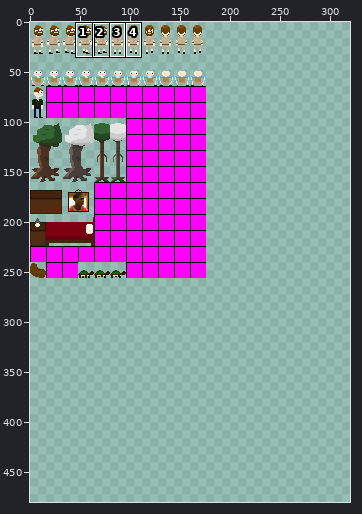
A sprite sheet gets an edit: ToadEngine/res/images/ss_entity.png. The first picture is a wide view before the edit; the outline marks the close-up.
Close-up. Before the edit:
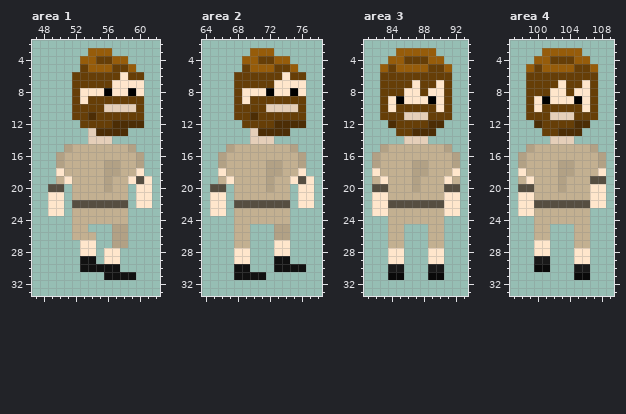
The file is 176x256 pixels. Colours within 5 levels of each other are drawn and written as one. Shown: area 1: x 47..62, y 2..33; area 2: x 64..78, y 2..33; area 3: x 81..93, y 2..33; area 4: x 97..109, y 2..33. The old version is drawn lined up with the new one, on the new canvas. The commit also changed other parts of the picture, which this record leaves out.
And afterwards:
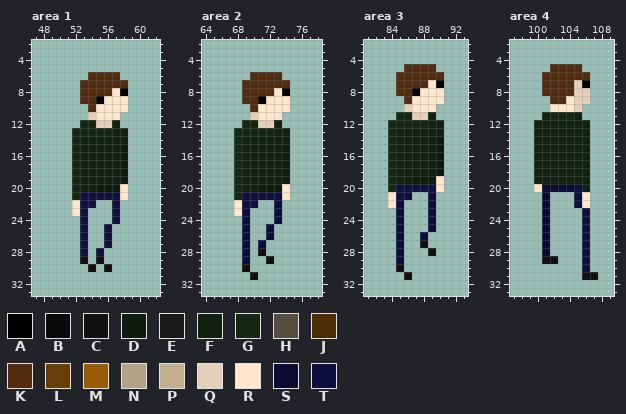
Palette (. is transparent): A #000000  B #0a0a0a  C #111111  D #0e1c0e  E #191919  F #112211  G #142814  H #564e41  J #4c2d05  K #522c10  L #663e07  M #965c0a  N #b2a185  P #c3b091  Q #e5cfb9  R #ffe6cc  S #0c0c33  T #0f0f3f
Changes in this commit:
canvas 176x256 -> 320x480
--- area 1
@@ x 47..62 @@
  2 ................
- 3 .......MMM......
- 4 ......MMLLMM....
- 5 ......LMMMLLM...
- 6 .....LLLLLLRLL..
- 7 .....LLLLLRRRR..
- 8 .....LRRRARRAR..
- 9 .....LRLLLLLLL..
-10 .....LLLLQQQQL..
-11 .....LLJLLLLLL..
-12 ......LLLLJJJJ..
-13 .......QJJJJ....
-14 .......QQQ......
-15 ....NPPPPPPPN...
-16 ...NPPPPPPPPPN..
-17 ...NPPPPPNNPPN..
-18 ...RPPPPPNNPPR..
-19 ...PRPPPPNPPRHR.
-20 ..HH.PPPPNPP.RR.
-21 ..RR.PPPPPPP.RR.
-22 ..RR.HHHHHHH.RR.
-23 ..RR.PPPPPPP....
-24 .....PPPPPPP....
-25 .....PP...NN....
-26 .....PPP..NN....
-27 ......RR..NN....
-28 ......RR.RR.....
-29 ......CC.RR.....
-30 ......CCCCC.....
-31 .........CCCC...
+ 3 ................
+ 4 ................
+ 5 ................
+ 6 .......KKKK.....
+ 7 ......KKKKKK....
+ 8 ......KKKKRA....
+ 9 ......KKARRR....
+10 .......KRRRR....
+11 .......QRRR.....
+12 ......GGQQF.....
+13 .....GGGGGFF....
+14 .....GFFFFFF....
+15 .....GFFFFFD....
+16 .....GFFFFFD....
+17 .....GFFFFFD....
+18 .....GFFFFFD....
+19 .....GFFFFFD....
+20 .....GFFDDDR....
+21 .....GTTTTTR....
+22 .....RTT..T.....
+23 .....RT...T.....
+24 ......T...T.....
+25 ......T..T......
+26 ......T..T......
+27 ......T..T......
+28 ......T.T.......
+29 ......C.C.......
+30 .......C.C......
+31 ................
 32 ................
--- area 2
@@ x 64..78 @@
  2 ...............
- 3 ......MMM......
- 4 .....MMLLMM....
- 5 .....LMMMLLM...
- 6 ....LLLLLLRLL..
- 7 ....LLLLLRRRR..
- 8 ....LRRRARRAR..
- 9 ....LRLLLLLLL..
-10 ....LLLLQQQQL..
-11 ....LLJLLLLLL..
-12 .....LLLLJJJJ..
-13 ......QJJJJ....
-14 ......QQQ......
-15 ...NPPPPPPPN...
-16 ..NPPPPPPPPPN..
-17 ..NPPPPPNNPPN..
-18 ..RPPPPPNNPPR..
-19 ..PRPPPPNPPRHR.
-20 .HH.PPPPNPP.RR.
-21 .RR.PPPPPPP.RR.
-22 .RR.HHHHHHH.RR.
-23 .RR.PPPPPPP....
-24 ....PPPPPPP....
-25 ....PP...NN....
-26 ....PP...NN....
-27 ....PP...RR....
-28 ....RR...RR....
-29 ....RR...CC....
-30 ....CC...CCCC..
-31 ....CCCC.......
+ 3 ...............
+ 4 ...............
+ 5 ...............
+ 6 ......KKKK.....
+ 7 .....KKKKKK....
+ 8 .....KKKKRA....
+ 9 .....KKARRR....
+10 ......KRRRR....
+11 ......QRRR.....
+12 .....GGQQF.....
+13 ....GGGGGFF....
+14 ....GFFFFFF....
+15 ....GFFFFFD....
+16 ....GFFFFFD....
+17 ....GFFFFFD....
+18 ....GFFFFFD....
+19 ....GFFFFFD....
+20 ....GFFDDDR....
+21 ....GTTTTTR....
+22 ....RTT..T.....
+23 ....RT...T.....
+24 .....T...T.....
+25 .....T..T......
+26 .....T..T......
+27 .....T.T.......
+28 .....T.C.......
+29 .....T..C......
+30 .....C.........
+31 ......C........
 32 ...............
--- area 3
@@ x 81..93 @@
  2 .............
- 3 ....MMMMM....
- 4 ...MMLLLMM...
- 5 ..MLMMMMLLM..
- 6 ..LLLLLLLLL..
- 7 ..LLLLRLLRL..
- 8 ..LLLRRLRRL..
- 9 ..LRARRRARL..
-10 ..LRLLLLLRL..
-11 ..LLLQQQLLL..
-12 ...JLLLLJJ...
-13 ....LLJJJ....
-14 .....QQQ.....
-15 ..NPPPPPPPN..
-16 .NPPPPPPPPPN.
-17 .NPPPPNNPPPN.
-18 .RPPPPNNPPPR.
-19 .PRPPPNPPPRP.
-20 .HHPPPNPPPHH.
-21 .RRPPPPPPPRR.
-22 .RRHHHHHHHRR.
-23 .RRPPPPPPPRR.
-24 ...PPPPPPP...
-25 ...PP...PP...
-26 ...PP...PP...
-27 ...PP...PP...
-28 ...RR...RR...
-29 ...RR...RR...
-30 ...EE...EE...
-31 ...BB...BB...
+ 3 .............
+ 4 .............
+ 5 .....KKKK....
+ 6 ....KKKKKK...
+ 7 ....KKKKRA...
+ 8 ....KKARRR...
+ 9 .....KRRRR...
+10 .....QRRR....
+11 ....GGQQF....
+12 ...GGGGGFF...
+13 ...GFFFFFF...
+14 ...GFFFFFD...
+15 ...GFFFFFD...
+16 ...GFFFFFD...
+17 ...GFFFFFD...
+18 ...GFFFFFD...
+19 ...GFFDDDR...
+20 ...GTTTTTR...
+21 ...RTT..T....
+22 ...RT...T....
+23 ....T...T....
+24 ....T...T....
+25 ....T...T....
+26 ....T..T.....
+27 ....T..C.....
+28 ....T...C....
+29 ....T........
+30 ....C........
+31 .....C.......
 32 .............
--- area 4
@@ x 97..109 @@
  2 .............
- 3 ....MMMMM....
- 4 ...MMLLLMM...
- 5 ..MLMMMMLLM..
- 6 ..LLLLLLLLL..
- 7 ..LLLLRLLRL..
- 8 ..LLLRRLRRL..
- 9 ..LRARRRARL..
-10 ..LRLLLLLRL..
-11 ..LLLQQQLLL..
-12 ...JLLLLJJ...
-13 ....LLJJJ....
-14 .....QQQ.....
-15 ..NPPPPPPPN..
-16 .NPPPPPPPPPN.
-17 .NPPPPNNPPPN.
-18 .RPPPPNNPPPR.
-19 .PRPPPNPPPHH.
-20 .HHPPPNPPPRR.
-21 .RRPPPPPPPRR.
-22 .RRHHHHHHHRR.
-23 .RRPPPPPPP...
-24 ...PPPPPPP...
-25 ...PP...PP...
-26 ...PP...PP...
-27 ...RR...PP...
-28 ...RR...RR...
-29 ...EE...RR...
-30 ...BB...EE...
-31 ........BB...
+ 3 .............
+ 4 .............
+ 5 .....KKKK....
+ 6 ....KKKKKK...
+ 7 ....KKKKQA...
+ 8 ....KKKKQQ...
+ 9 .....KKRQQ...
+10 .....RRRQ....
+11 ....FGGGF....
+12 ...FFFFFFF...
+13 ...FFFFFFF...
+14 ...FFFFFFF...
+15 ...FFFFFFF...
+16 ...FFFFFFF...
+17 ...FFFFFFF...
+18 ...FFFFFFF...
+19 ...FFFFFFF...
+20 ...RSSSSTF...
+21 ....S...TR...
+22 ....S...TR...
+23 ....S....T...
+24 ....S....T...
+25 ....S....T...
+26 ....S....T...
+27 ....S....T...
+28 ....S....T...
+29 ....CC...T...
+30 .........T...
+31 .........CC..
 32 .............
Boxes around the changes in both close-ups, in picture pixels (x1, y1, x2, y2):
changed: (48, 48, 152, 280)
changed: (210, 48, 314, 280)
changed: (372, 48, 460, 280)
changed: (518, 48, 606, 280)
